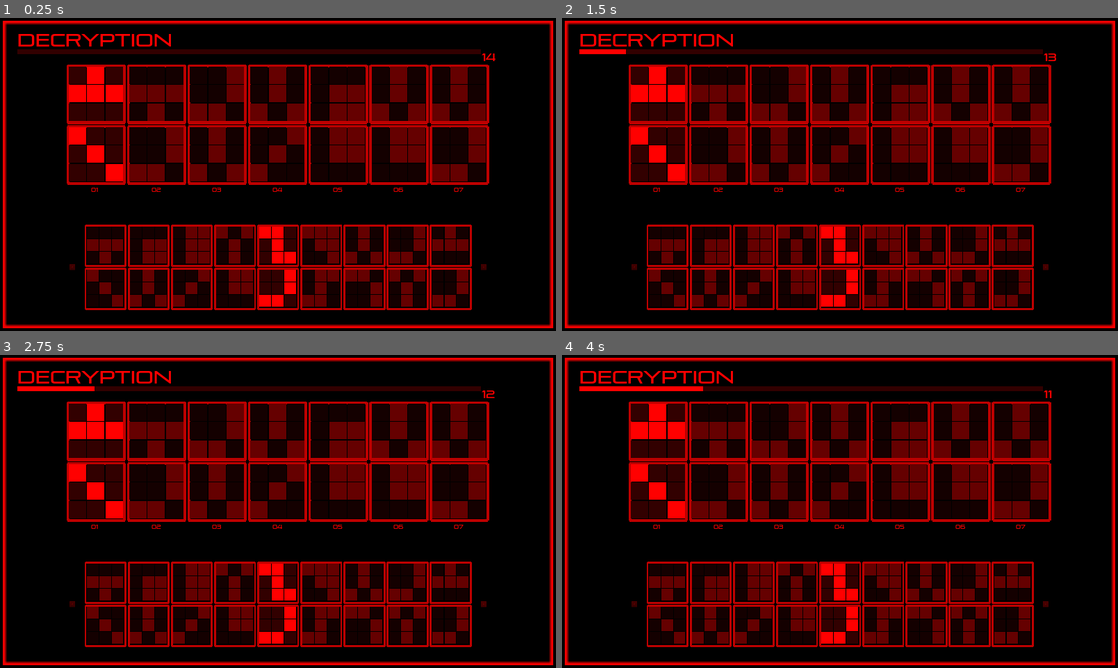
Above: before the commit, frames 1-4 (two rows, left to right).
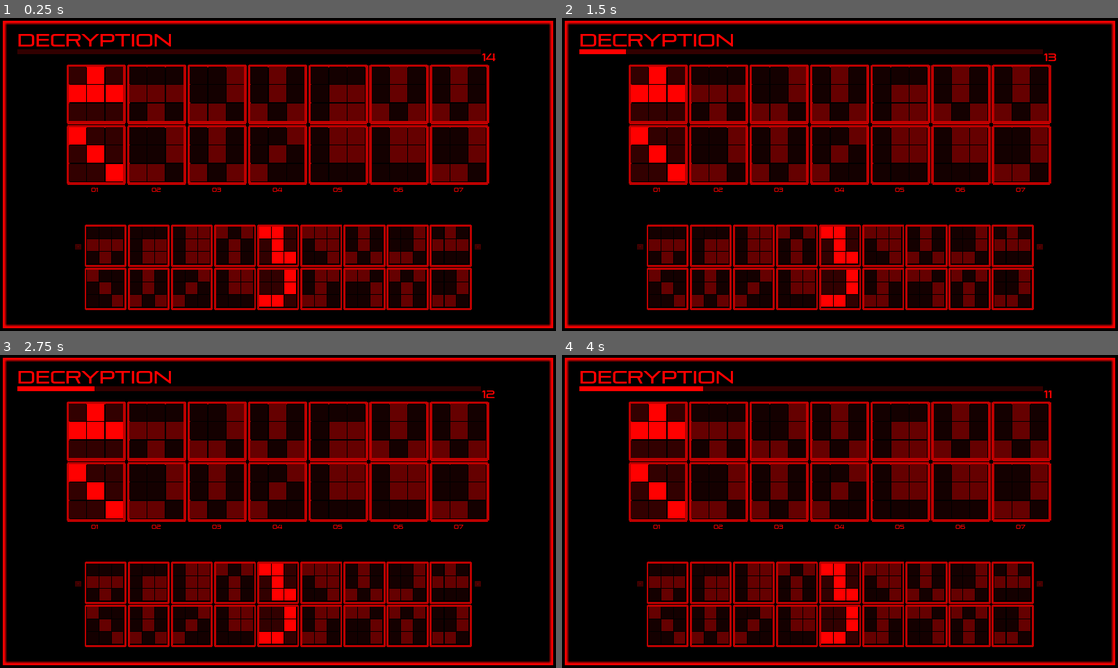
Above: after the commit, the same moments.

Repository: abarichello/gamine
Game: Godot game, scene res://scenes/Main.tscn
Two runs of this game, one before a commit and one after it. Both use one fixed random seed, a clock stepped at 60 frames per second and the inputs below.
Inputs:
- Up to frame 1 (0.25 s): no input
- Up to frame 2 (1.5 s): click "<" at 0.5 s; click ">" at 1.25 s
- Up to frame 3 (2.75 s): tap Enter (ui_accept) at 2, 2.27 s; hold Right (ui_right) from 2.03 s (still down)
- Up to frame 4 (4 s): tap Enter (ui_accept) at 2.75, 3.02, 3.5 s; release Right (ui_right) at 2.78 s; hold Down (ui_down) 2.78-3.53 s; hold Right (ui_right) from 3.53 s (still down)

The runs differ from the first frame. In frame 1, less than 0.1% of the frame differs, in the area x 12-88%, y 72-81%; in frame 2, less than 0.1%; in frame 3, less than 0.1%; in frame 4, less than 0.1%.

Commit message:
Update Left and Right button positions
Added filler Control node

Diff:
--- a/game/scenes/Game.tscn
+++ b/game/scenes/Game.tscn
@@ -414,18 +414,18 @@
 anchor_top = 0.5
 anchor_right = 0.0
 anchor_bottom = 0.5
-margin_left = 240.0
-margin_top = -10.0
-margin_right = 260.0
-margin_bottom = 10.0
-rect_pivot_offset = Vector2( 0, 0 )
-rect_clip_content = false
-mouse_filter = 1
-mouse_default_cursor_shape = 0
-size_flags_horizontal = 0
+margin_left = 260.0
+margin_top = -80.0
+margin_right = 280.0
+margin_bottom = 80.0
+rect_pivot_offset = Vector2( 0, 0 )
+rect_clip_content = false
+mouse_filter = 1
+mouse_default_cursor_shape = 0
+size_flags_horizontal = 3
 size_flags_vertical = 3
 alignment = 0
-_sections_unfolded = [ "Size Flags" ]
+_sections_unfolded = [ "Rect", "Size Flags" ]
 __meta__ = {
 "_edit_group_": true
 }
@@ -454,6 +454,23 @@
 align = 1
 _sections_unfolded = [ "Size Flags" ]
 
+[node name="Filler" type="Control" parent="3/LeftPanel" index="1"]
+
+anchor_left = 0.0
+anchor_top = 0.0
+anchor_right = 0.0
+anchor_bottom = 0.0
+margin_top = 24.0
+margin_right = 20.0
+margin_bottom = 160.0
+rect_pivot_offset = Vector2( 0, 0 )
+rect_clip_content = false
+mouse_filter = 0
+mouse_default_cursor_shape = 0
+size_flags_horizontal = 3
+size_flags_vertical = 3
+_sections_unfolded = [ "Size Flags" ]
+
 [node name="Answers" type="VBoxContainer" parent="3" index="1"]
 
 anchor_left = 0.5
@@ -514,10 +531,10 @@
 anchor_top = 0.5
 anchor_right = 1.0
 anchor_bottom = 0.5
-margin_left = -260.0
-margin_top = -10.0
-margin_right = -240.0
-margin_bottom = 10.0
+margin_left = -280.0
+margin_top = -80.0
+margin_right = -260.0
+margin_bottom = 80.0
 rect_pivot_offset = Vector2( 0, 0 )
 rect_clip_content = false
 mouse_filter = 1
@@ -525,7 +542,7 @@
 size_flags_horizontal = 0
 size_flags_vertical = 3
 alignment = 0
-_sections_unfolded = [ "Size Flags" ]
+_sections_unfolded = [ "Rect", "Size Flags" ]
 __meta__ = {
 "_edit_group_": true
 }
@@ -554,6 +571,23 @@
 align = 1
 _sections_unfolded = [ "Size Flags" ]
 
+[node name="Filler" type="Control" parent="3/RightPanel" index="1"]
+
+anchor_left = 0.0
+anchor_top = 0.0
+anchor_right = 0.0
+anchor_bottom = 0.0
+margin_top = 24.0
+margin_right = 20.0
+margin_bottom = 160.0
+rect_pivot_offset = Vector2( 0, 0 )
+rect_clip_content = false
+mouse_filter = 0
+mouse_default_cursor_shape = 0
+size_flags_horizontal = 3
+size_flags_vertical = 3
+_sections_unfolded = [ "Size Flags" ]
+
 [node name="Timeleft" type="Timer" parent="." index="4"]
 
 process_mode = 1
